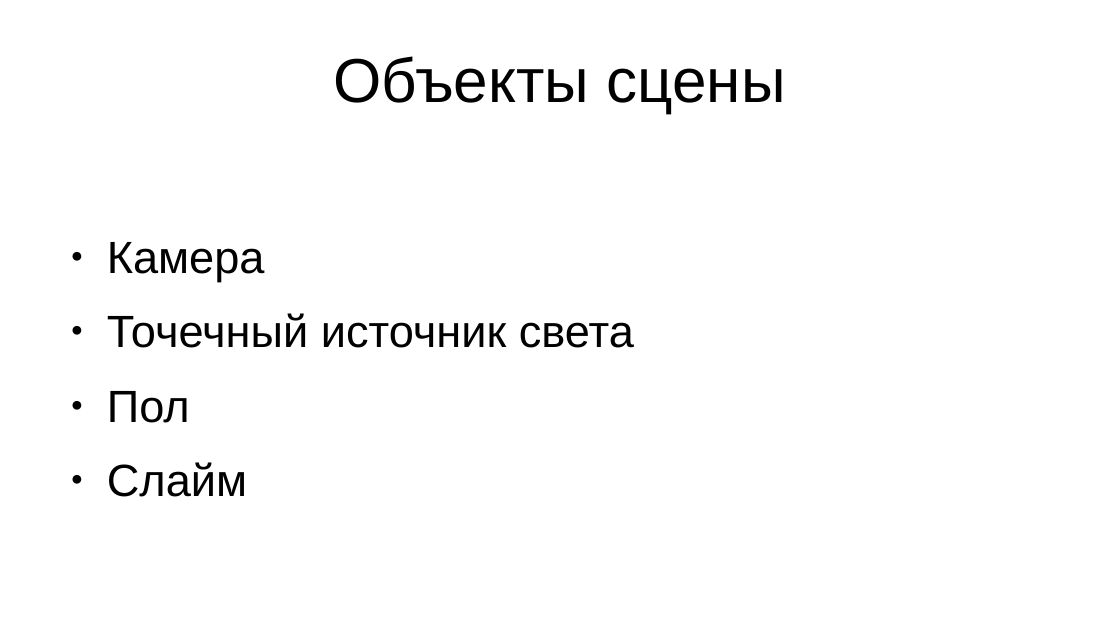
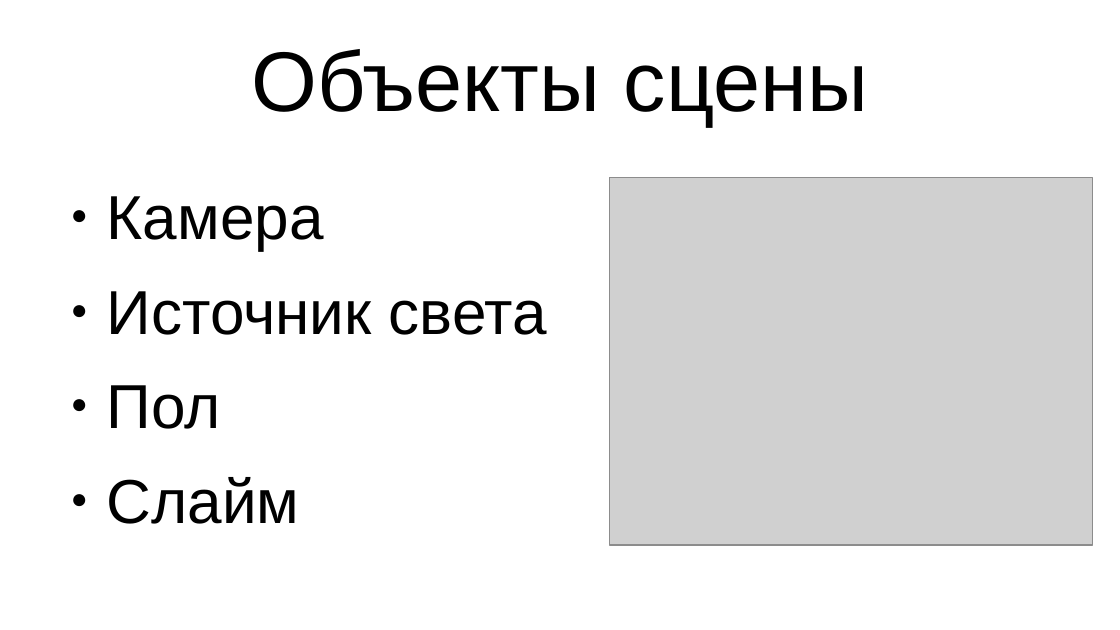
Before and after one commit to agarmirus/slime_toy_course_project, a slide deck: slide 3 of docs/pres/pres.odp. Drawn at 1120x630 pixels with LibreOffice and Linux fonts; fonts in the diff are those of the drawing; grey boxes stand for pictures. Boxes give left, top, right and bottom in pixels: in the first picture for what was removed or moved away, otherwise in the second. Text is boxed around its words. In the diff, an @@ line names an element or a change of style, - is before the commit and + after.

```diff
--- a/docs/pres/pres.odp
+++ b/docs/pres/pres.odp
@@ title "Объекты сцены" at [251, 49, 869, 126]: size 44 to 60 pt @@
@@ text "Камера": place and size @@
-text "Камера" at [107, 242, 634, 497]
+text "Камера" at [107, 196, 547, 524]
@@ picture added at [610, 178, 1093, 546] @@
@@ text at [107, 196, 324, 524]: size 32 to 44 pt in "Камера", "Пол", "Слайм" @@
@@ text at [107, 291, 547, 335]: text changed; size 32 to 44 pt @@
-● Точечный источник света
+● Источник света
```
Also in this commit, not shown: 13 other slides changed, 12 other files.
